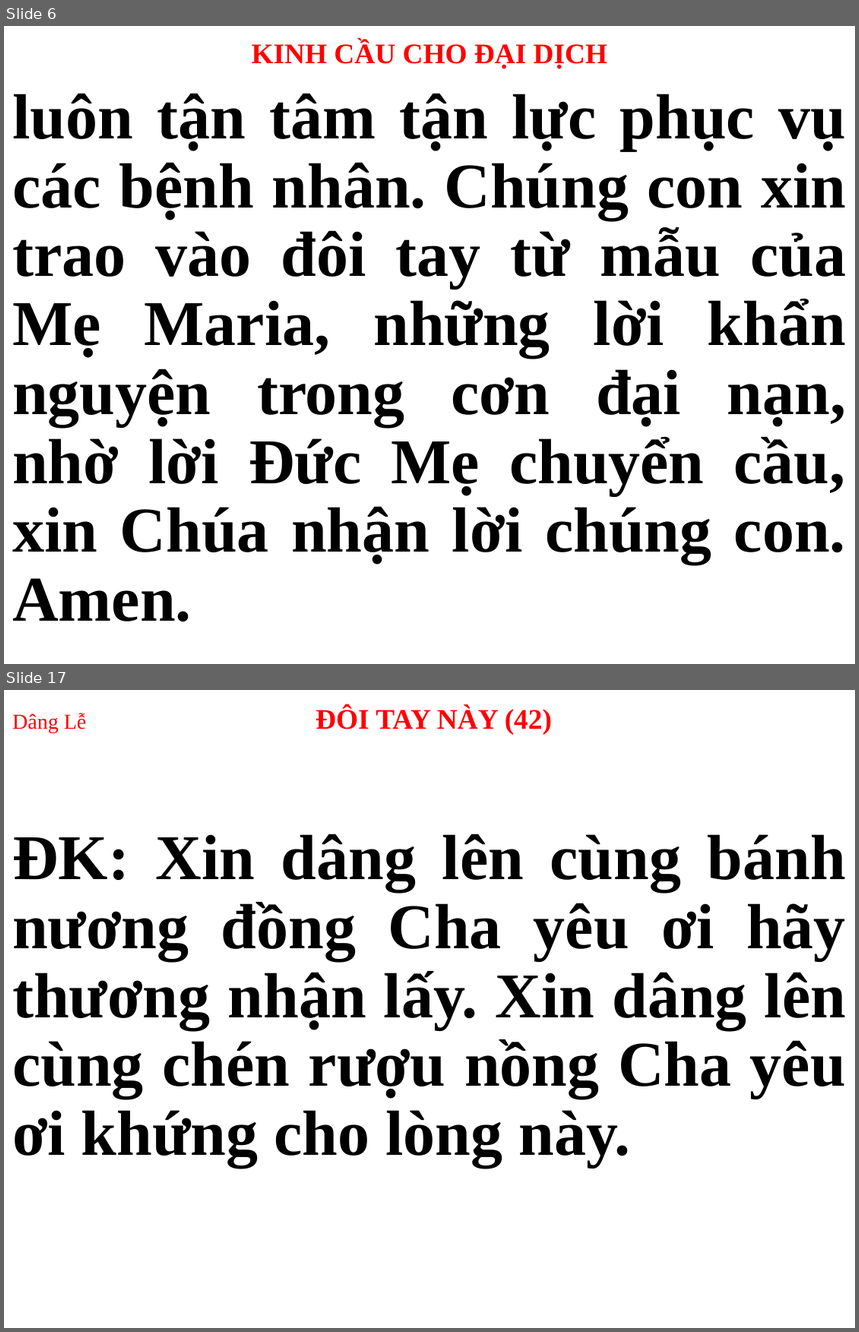
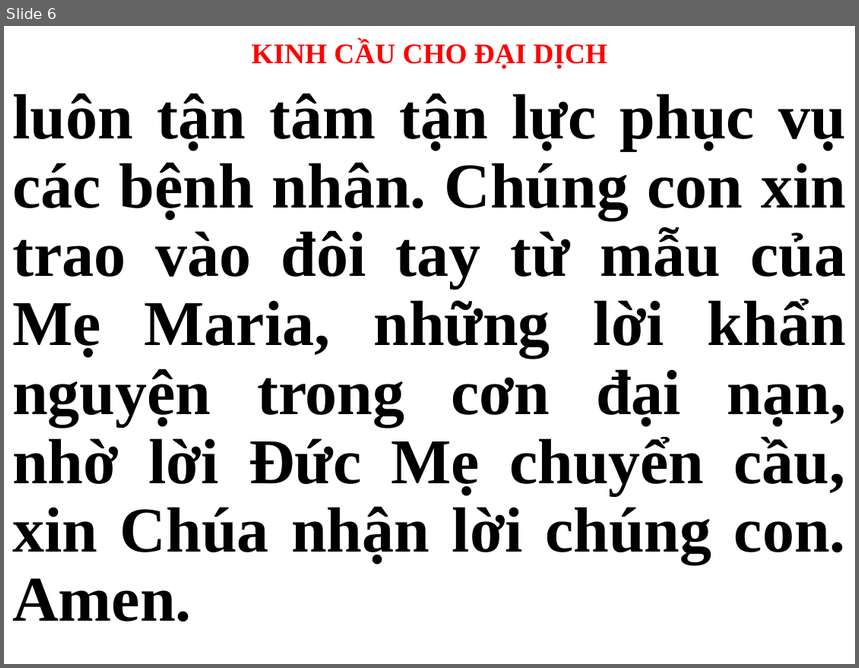
Before and after one commit to webfullstack99/usb-songs, a slide deck: Thứ 3.pptx. Shown one above the other, each under a label of ours: slides 6 and 17 before the commit, slide 6 after it; the slides between them are not shown. The pictures are 859x1332 and 859x668 pixels, drawn with LibreOffice and Linux fonts; fonts in the diff are those of the drawing. Boxes give left, top, right and bottom in pixels: in the first picture for what was removed or moved away, otherwise in the second. Text is boxed around its words. In the diff, an @@ line names an element or a change of style, - is before the commit and + after.

```diff
--- a/Thứ 3.pptx
+++ b/Thứ 3.pptx
@@ slide 17 removed at (4, 690, 855, 1328), background #FFFFFF @@
@@ title removed at (12, 707, 552, 734) @@
-Dâng Lễ ĐÔI TAY NÀY (42)
@@ subtitle removed at (12, 834, 846, 1167) @@
-ĐK: Xin dâng lên cùng bánh nương đồng Cha yêu ơi hãy thương nhận lấy. Xin dâng lên cùng chén rượu nồng Cha yêu ơi khứng cho lòng này.
```
Also in this commit, not shown: 2 slides changed, 31 slides added, 15 other slides removed.
